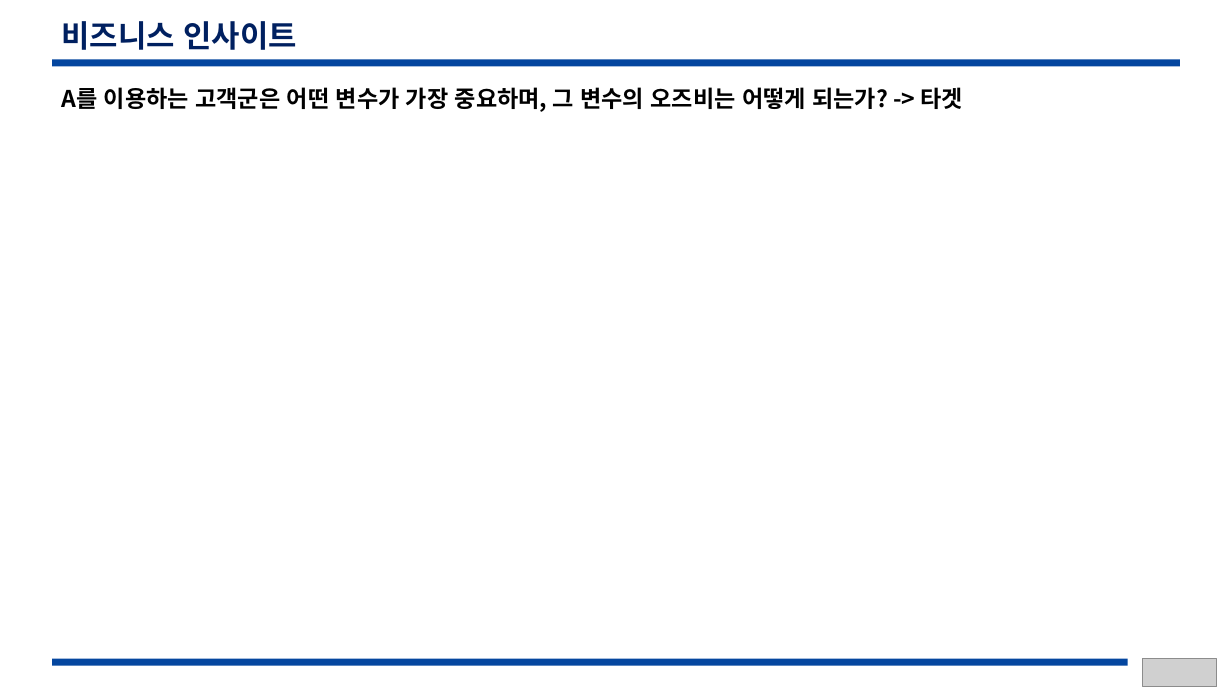
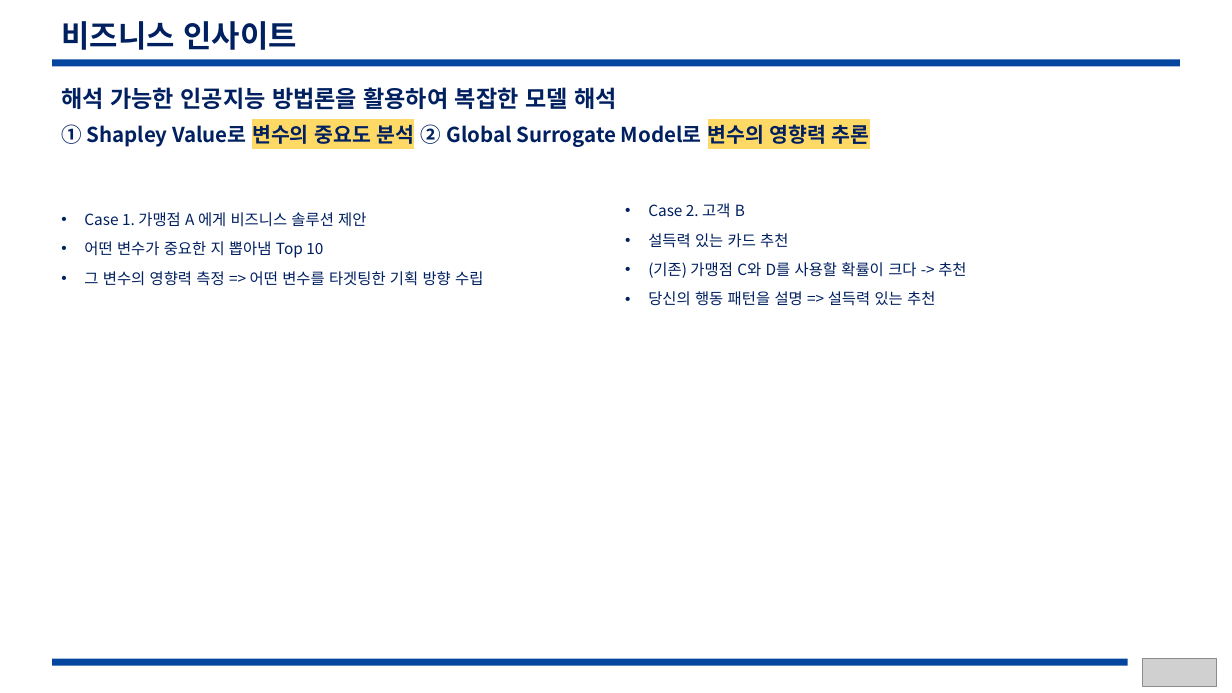
Before and after one commit to ilovemyminutes/SamsungCard2020, a slide deck: slide 7 of ppt/20200919_blueprint.pptx (slide 5 before the commit). Drawn at 1232x693 pixels with LibreOffice and Linux fonts; fonts in the diff are those of the drawing; grey boxes stand for pictures. Boxes give left, top, right and bottom in pixels: in the first picture for what was removed or moved away, otherwise in the second. Text is boxed around its words. In the diff, an @@ line names an element or a change of style, - is before the commit and + after.

```diff
--- a/ppt/20200919_blueprint.pptx
+++ b/ppt/20200919_blueprint.pptx
@@ text at [61,87,870,148]: text changed; size 18 to 16 pt; text colour #000000 to #002060 @@
-A를 이용하는 고객군은 어떤 변수가 가장 중요하며, 그 변수의 오즈비는 어떻게 되는가? -> 타겟
+해석 가능한 인공지능 방법론을 활용하여 복잡한 모델 해석
+① Shapley Value로 변수의 중요도 분석 ② Global Surrogate Model로 변수의 영향력 추론
@@ text added at [648,203,966,306], 12 pt, text #002060 @@
+• Case 2. 고객 B
+• 설득력 있는 카드 추천
+• (기존) 가맹점 C와 D를 사용할 확률이 크다 -> 추천
+• 당신의 행동 패턴을 설명 => 설득력 있는 추천
@@ text added at [84,212,483,286], 12 pt, text #002060 @@
+• Case 1. 가맹점 A 에게 비즈니스 솔루션 제안
+• 어떤 변수가 중요한 지 뽑아냄 Top 10
+• 그 변수의 영향력 측정 => 어떤 변수를 타겟팅한 기획 방향 수립
```
Also in this commit, not shown: 3 other slides changed, 2 slides added.
